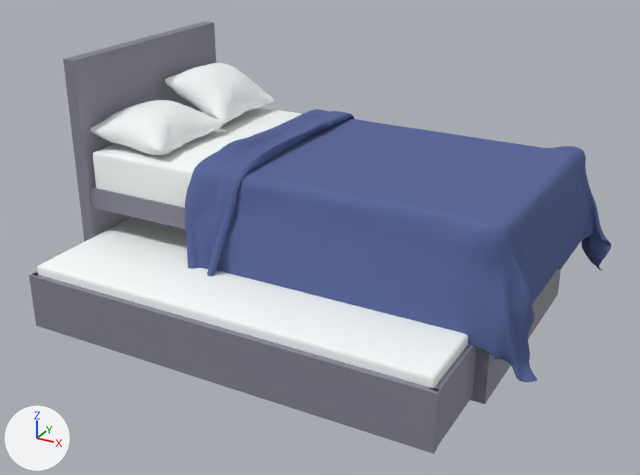
The Blender file 3d_models/bed_double/bed_double.blend, before and after one commit.
One viewpoint serves both versions: a 50 mm lens placed at (1.81, -3.32, 1.87), pointed at (0.13, -0.26, 0.34). Every picture has the same lights, and +X, +Y and +Z are marked at lower left.

Names of what the first picture shows: 'Bed__double_blanket.001', 'Cube.001', 'Cube.005', 'bed_matress.001', 'bed_matress.003', 'pillow_a.001', 'pillow_a.002'.
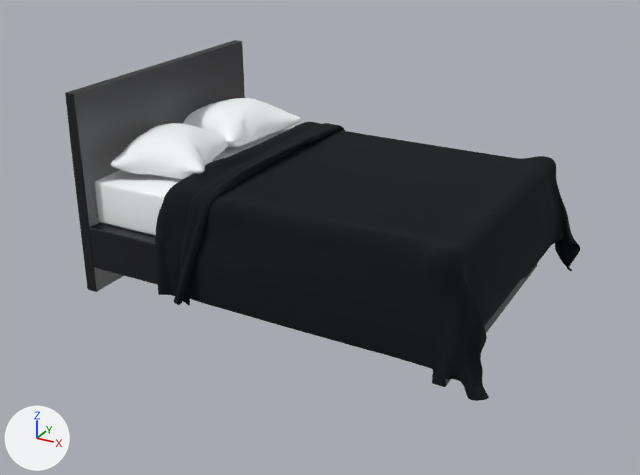
Changed parts and their boxes (x1, y1, x2, y2) in the pictures (640 x 475 px):
'Bed__double_blanket.001', reshaped, moved, rescaled
    before: (184, 109, 611, 382)
    after: (155, 122, 580, 401)
'Cube.005', deleted
    before: (29, 271, 477, 454)
'bed_matress.003', deleted
    before: (37, 217, 468, 388)
'Cube.001', deleted
    before: (63, 21, 561, 404)
'bed_base_b', added
    after: (65, 40, 245, 292)
'bed_matress.001', moved, rescaled (9% taller)
    before: (93, 107, 301, 208)
    after: (95, 126, 295, 236)
'pillow_a.002', moved, turned, rescaled
    before: (90, 100, 223, 155)
    after: (111, 123, 230, 179)
'pillow_a.001', moved, turned, rescaled
    before: (165, 62, 274, 123)
    after: (183, 98, 301, 148)
'bed_base_a', added (black)
    after: (90, 223, 523, 328)
'bed_base_c', added (black)
    after: (432, 264, 537, 387)

The change in detail:
Material 'Fabric_cothon_black' (mat_fabric_cothon_black) is new.
Its base color is (0.00596, 0.0085, 0.0114) (black #12171c).
Its roughness is 1.0.
Its specular ior level is 0.266.
Material 'wood_fine_black_a' (mat_wood_fine_black_a) is new.
Its base color is (0.00484, 0.00565, 0.01) (black #0f1119).
Its roughness is 0.4.
Mesh me_bed__double_plane_106 is new.
It is a copy of me_bed__double_plane_106.
Mesh me_plane_007_plane_115 is new.
It has 24 vertices, 26 faces and spans x -0.896..-0.841, y 0.0..0.926, z -0.651..0.631.
It uses material mat_wood_fine_black_a (black #0f1119).
Object 'Cube.001' (ob_cube_001) is deleted.
Object 'Cube.005' (ob_cube_005) is deleted.
Object 'bed_matress.001' (ob_bed_matress_001) moves from (0.08, -0.129, 0.148) to (0.0, 0.0, 0.0).
Object 'bed_matress.001' (ob_bed_matress_001) is rescaled from (1.05, 1.0, 0.83) to (1.0, 1.0, 1.0).
Object 'pillow_a.001' (ob_pillow_a_001) is rescaled from (0.871, 0.871, 0.871) to (1.0, 1.0, 1.0).
Object 'pillow_a.001' (ob_pillow_a_001) moves from (-0.626, 0.125, 0.8) to (-0.653, 0.297, 0.597).
Object 'pillow_a.001' (ob_pillow_a_001) turns from (90, -33, 0) to (90, -58, -10) degrees about x, y and z.
Object 'Bed__double_blanket.001' (ob_bed__double_blanket_001) now shows me_bed__double_plane_106 instead of me_bed__double_plane_001.
Object 'Bed__double_blanket.001' (ob_bed__double_blanket_001) moves from (0.116, -0.13, 0.135) to (-0.059, 0.0, -0.009).
Object 'Bed__double_blanket.001' (ob_bed__double_blanket_001) is rescaled from (1.07, 1.0, 0.826) to (1.07, 1.0, 1.0).
Object 'bed_matress.003' (ob_bed_matress_003) is deleted.
Object 'pillow_a.002' (ob_pillow_a_002) is rescaled from (0.911, 0.911, 0.911) to (1.0, 1.0, 1.0).
Object 'pillow_a.002' (ob_pillow_a_002) moves from (-0.635, -0.347, 0.744) to (-0.647, -0.227, 0.597).
Object 'pillow_a.002' (ob_pillow_a_002) turns from (90, -54, 0) to (90, -58, 18) degrees about x, y and z.
Object 'bed_base_c' (ob_bed_base_c) is new; it shows a copy of the mesh of ob_bed_base_c.
Its location is (0.0, 0.0, 0.0).
Its rotation in degrees is (90, 0, 0).
Object 'bed_base_a' (ob_bed_base_a) is new; it shows a copy of the mesh of ob_bed_base_a.
Its location is (0.0, 0.0, 0.0).
Its rotation in degrees is (90, 0, 0).
Object 'bed_base_b' (ob_bed_base_b) is new; it shows me_plane_007_plane_115.
Its location is (0.0, 0.0, 0.0).
Its rotation in degrees is (90, 0, 0).
